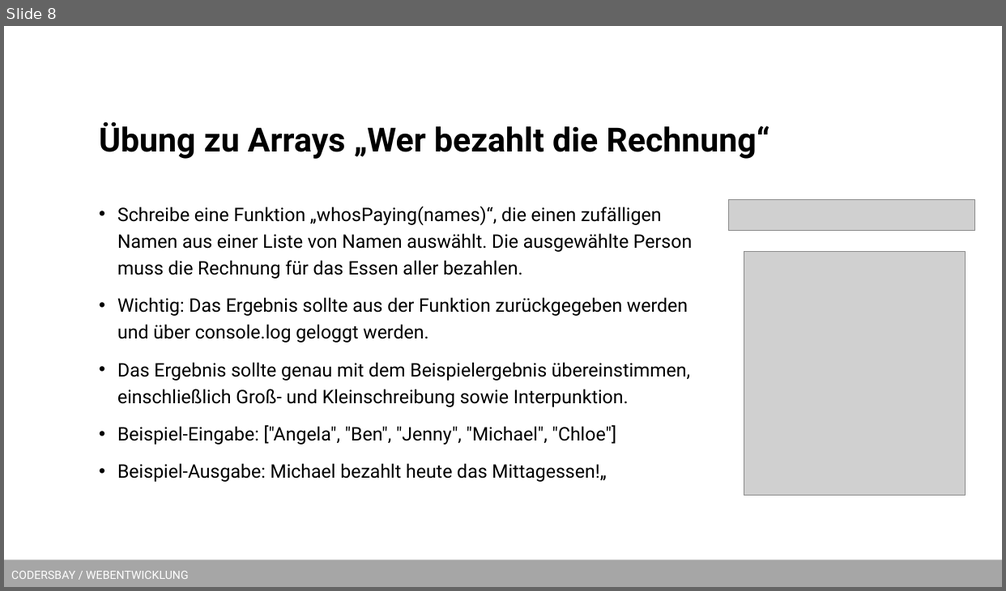
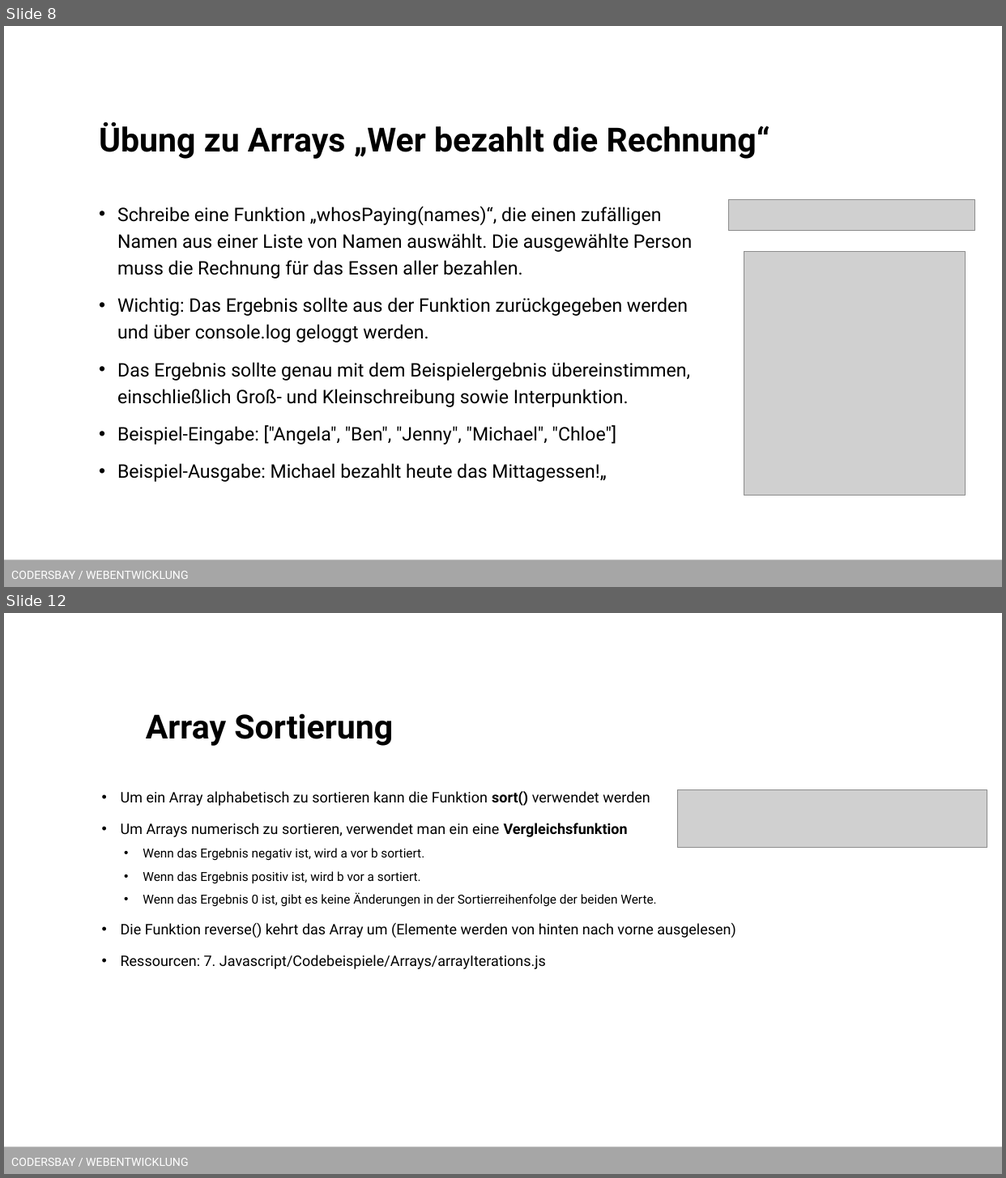
Before and after one commit to kodo89/Webentwicklung_23_24, a slide deck: 7. Javascript/Slides/JS Arrays und Objekte.pptx. Shown one above the other, each under a label of ours: slide 8 before the commit, slides 8 and 12 after it; the slides between them are not shown. The pictures are 1006x591 and 1006x1178 pixels, drawn with LibreOffice and Linux fonts; fonts in the diff are those of the drawing; grey boxes stand for pictures; background and template pictures are left out. Boxes give left, top, right and bottom in pixels: in the first picture for what was removed or moved away, otherwise in the second. Text is boxed around its words. In the diff, an @@ line names an element or a change of style, - is before the commit and + after.

```diff
--- a/7. Javascript/Slides/JS Arrays und Objekte.pptx
+++ b/7. Javascript/Slides/JS Arrays und Objekte.pptx
@@ slide 12 added at bbox=[4, 613, 1002, 1174], background #FFFFFF; not listed: 1 template element that a slide beside it also shows @@
@@ title added at bbox=[146, 713, 393, 746], 32 pt, text #000000, bold @@
+Array Sortierung
@@ text added at bbox=[121, 791, 736, 969], 14 pt, text #000000 @@
+• Um ein Array alphabetisch zu sortieren kann die Funktion sort() verwendet werden
+• Um Arrays numerisch zu sortieren, verwendet man ein eine Vergleichsfunktion
+  • Wenn das Ergebnis negativ ist, wird a vor b sortiert.
+  • Wenn das Ergebnis positiv ist, wird b vor a sortiert.
+  • Wenn das Ergebnis 0 ist, gibt es keine Änderungen in der Sortierreihenfolge der beiden Werte.
+• Die Funktion reverse() kehrt das Array um (Elemente werden von hinten nach vorne ausgelesen)
+• Ressourcen: 7. Javascript/Codebeispiele/Arrays/arrayIterations.js
@@ picture added at bbox=[678, 790, 987, 848] @@
```
Also in this commit, not shown: 2 slides changed, 4 other slides added, 26 other files.
